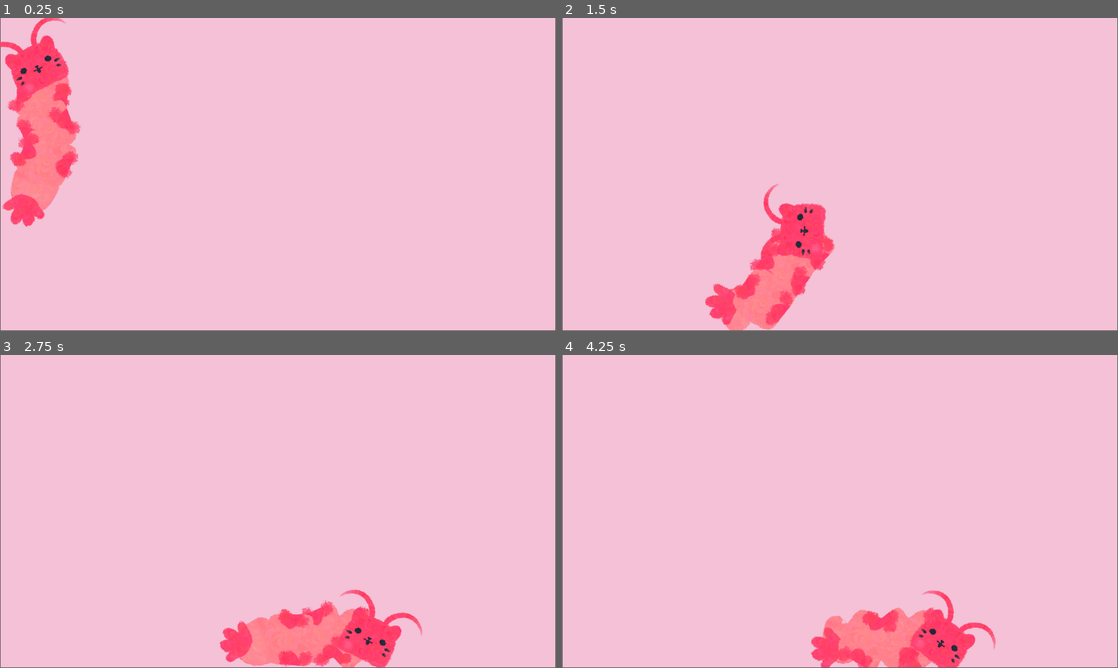
Above: before the commit, frames 1-4 (two rows, left to right).
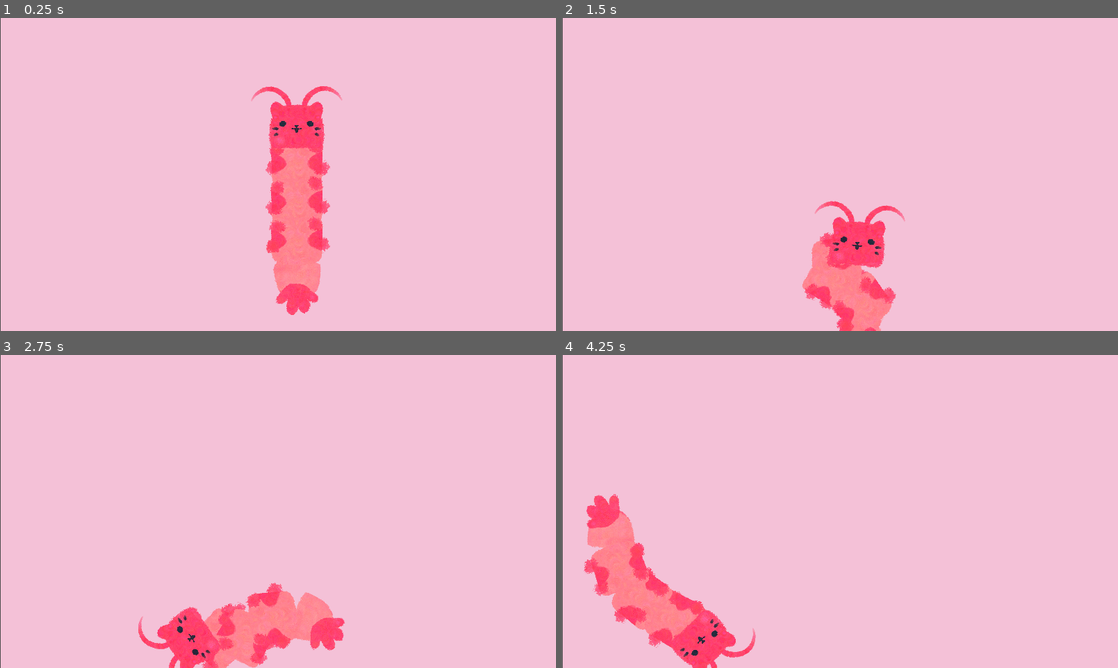
Above: after the commit, the same moments.

Repository: Cavesprout/shrimpcat
Game: Godot game, scene res://main.tscn
Same seed, same stepped clock (60 frames per second), same inputs: the game is played once before the commit and once after it.
Inputs (mouse positions are in pixels of both pictures, inside the frame that each line leads up to):
- Up to frame 1 (0.25 s): no input
- Up to frame 2 (1.5 s): move the mouse to (634, 146) at 0.52 s; press the mouse at (634, 146) at 0.53 s; move the mouse to (728, 190) at 1.27 s; release the mouse at (728, 190) at 1.28 s; click (728, 190) at 1.35 s
- Up to frame 3 (2.75 s): move the mouse to (333, 442) at 2.02 s; press the mouse at (333, 442) at 2.03 s
- Up to frame 4 (4.25 s): move the mouse to (812, 574) at 2.77 s; release the mouse at (812, 574) at 2.78 s; click (812, 574) at 2.85 s; move the mouse to (1006, 558) at 3.52 s; press the mouse at (1006, 558) at 3.53 s
In our replay, the window is 799x449 before the commit and 800x450 after it. These sizes can differ from the game's own. Grey fills any space a smaller window leaves; there, only what the larger window draws over its background counts as a difference.

The runs differ from the first frame. In frame 1, 12% of the frame differs, in the area x 0-62%, y 0-100%; in frame 2, 8.8%; in frame 3, 7.6%; in frame 4, 11%.
Error before the commit: Parse Error: Expected indented block after "if" block. (res://head.gd:10)

Commit message:
Adjusted grabbing system

Diff:
--- a/head.gd
+++ b/head.gd
@@ -3,21 +3,31 @@
 var hover = false
 var grabbed = false
 
+func _ready() -> void:
+	pass
 
 func _process(delta: float) -> void:
+	#print("Hover: ", hover)
 	if Input.is_action_pressed("grab"):
-		#if hover:
-		if grabbed:
-
-		else:
+		print("Trying to Grab")
+		print("Hover: ", hover)
+		if hover:
+			print("Grabbed!")
 			grabbed = true
 	else:
 		grabbed = false
 
 
+	if grabbed:
+		get_parent().get_node("ScreenInfo/TargetPin").node_a = get_path()
+	else:
+		get_parent().get_node("ScreenInfo/TargetPin").node_a = get_parent().get_node("ScreenInfo/Dummy").get_path()
+
 
 func _on_mouse_entered() -> void:
 	hover = true
+	print("hover")
 
 func _on_mouse_exited() -> void:
 	hover = false
+	print("stop hover")
--- a/main.tscn
+++ b/main.tscn
@@ -26,10 +26,13 @@
 offset_right = 1.0
 grow_horizontal = 2
 grow_vertical = 2
+mouse_filter = 2
 color = Color(0.956418, 0.75768, 0.841329, 1)
 
 [node name="Border" type="StaticBody2D" parent="."]
 position = Vector2(618, 228)
+collision_layer = 3
+collision_mask = 3
 
 [node name="Ground" type="CollisionShape2D" parent="Border"]
 shape = SubResource("WorldBoundaryShape2D_0cybe")
@@ -45,3 +48,4 @@
 shape = SubResource("WorldBoundaryShape2D_27t1o")
 
 [node name="ShrimpcatModular" parent="." instance=ExtResource("1_15bfk")]
+position = Vector2(615, 199)
--- a/project.godot
+++ b/project.godot
@@ -14,6 +14,10 @@
 run/main_scene="res://main.tscn"
 config/features=PackedStringArray("4.3", "Forward Plus")
 config/icon="res://icon.svg"
+
+[display]
+
+window/stretch/mode="canvas_items"
 
 [dotnet]
 
--- /dev/null
+++ b/screen_info.gd
@@ -0,0 +1,6 @@
+extends Node2D
+
+# Called every frame. 'delta' is the elapsed time since the previous frame.
+func _process(delta: float) -> void:
+	$Target.position = get_local_mouse_position()
+	print(transform)
--- a/segment_modular.tscn
+++ b/segment_modular.tscn
@@ -14,6 +14,9 @@
 [sub_resource type="CircleShape2D" id="CircleShape2D_q446l"]
 
 [node name="SegmentModular" type="RigidBody2D"]
+collision_layer = 2
+collision_mask = 2
+gravity_scale = 0.0
 script = ExtResource("1_oj41l")
 
 [node name="Sprite2D" type="Sprite2D" parent="."]
@@ -33,6 +36,7 @@
 rotation = 1.5708
 collision_layer = 0
 collision_mask = 0
+mass = 0.001
 gravity_scale = 0.0
 
 [node name="Sprite2D" type="Sprite2D" parent="Arm_L0"]
@@ -54,6 +58,7 @@
 rotation = 1.5708
 collision_layer = 0
 collision_mask = 0
+mass = 0.001
 gravity_scale = 0.0
 
 [node name="Sprite2D" type="Sprite2D" parent="Arm_L1"]
@@ -75,6 +80,7 @@
 rotation = 1.5708
 collision_layer = 0
 collision_mask = 0
+mass = 0.001
 gravity_scale = 0.0
 
 [node name="Sprite2D" type="Sprite2D" parent="Arm_R0"]
@@ -94,8 +100,9 @@
 [node name="Arm_R1" type="RigidBody2D" parent="."]
 position = Vector2(33, -87)
 rotation = 1.5708
-collision_layer = 0
-collision_mask = 0
+collision_layer = 2
+collision_mask = 2
+mass = 0.001
 gravity_scale = 0.0
 
 [node name="Sprite2D" type="Sprite2D" parent="Arm_R1"]
--- a/shrimpcat_modular.gd
+++ b/shrimpcat_modular.gd
@@ -8,11 +8,18 @@
 	var prev_segment = $Head
 	for i in range(num_segments):
 		var new_segment = segment.instantiate()
-		new_segment.position = Vector2(0, (i+1) * 70)
+		new_segment.position = Vector2(0, (i+1) * 80)
 		add_child(new_segment)
 		new_segment.get_node("Pin_Prev").node_b = prev_segment.get_path()
 		prev_segment = new_segment
-
-	$Butt.position = Vector2(0, (num_segments+1) * 70)
+		get_parent().get_node("Border").set_collision_layer_value(i+2, true)
+		get_parent().get_node("Border").set_collision_mask_value(i+2, true)
+		new_segment.set_collision_layer_value(i+2, true)
+		new_segment.set_collision_mask_value(i+2, true)
+	$Butt.position = Vector2(0, (num_segments+1) * 80)
 	$Butt/ButtPin.node_b = prev_segment.get_path()
 	move_child($Head, get_child_count())
+
+
+func _process(delta: float) -> void:
+	print(transform)
--- a/shrimpcat_modular.tscn
+++ b/shrimpcat_modular.tscn
@@ -7,6 +7,7 @@
 [ext_resource type="Texture2D" uid="uid://c7d1sy0m660fp" path="res://art/shimpcat_antenna_L.png" id="4_7u2an"]
 [ext_resource type="Texture2D" uid="uid://b7w341nol8ffh" path="res://art/shimpcat_tail.png" id="5_j3mbu"]
 [ext_resource type="Texture2D" uid="uid://wqyrgshtspeq" path="res://art/shimpcat_butt.png" id="6_qnlgo"]
+[ext_resource type="Script" path="res://screen_info.gd" id="8_xa608"]
 
 [sub_resource type="CapsuleShape2D" id="CapsuleShape2D_srwng"]
 radius = 46.0
@@ -20,10 +21,16 @@
 radius = 29.0
 height = 70.0
 
+[sub_resource type="CircleShape2D" id="CircleShape2D_8ac4q"]
+
+[sub_resource type="RectangleShape2D" id="RectangleShape2D_kidf2"]
+
 [node name="ShrimpcatModular" type="Node2D"]
 script = ExtResource("1_1dtxl")
 
 [node name="Head" type="RigidBody2D" parent="."]
+input_pickable = true
+mass = 10.0
 script = ExtResource("1_7q0ao")
 
 [node name="Sprite2D" type="Sprite2D" parent="Head"]
@@ -46,6 +53,9 @@
 
 [node name="Butt" type="RigidBody2D" parent="."]
 position = Vector2(0, 192)
+collision_layer = 0
+collision_mask = 0
+gravity_scale = 0.0
 
 [node name="Sprite2D" type="Sprite2D" parent="Butt"]
 scale = Vector2(0.2, 0.2)
@@ -61,6 +71,8 @@
 
 [node name="Tail" type="RigidBody2D" parent="."]
 position = Vector2(0, 237)
+collision_layer = 0
+collision_mask = 0
 gravity_scale = 0.0
 
 [node name="Sprite2D" type="Sprite2D" parent="Tail"]
@@ -77,5 +89,27 @@
 node_a = NodePath("..")
 node_b = NodePath("../../Butt")
 
+[node name="ScreenInfo" type="Node2D" parent="."]
+script = ExtResource("8_xa608")
+
+[node name="Target" type="StaticBody2D" parent="ScreenInfo"]
+collision_layer = 0
+collision_mask = 0
+
+[node name="CollisionShape2D" type="CollisionShape2D" parent="ScreenInfo/Target"]
+shape = SubResource("CircleShape2D_8ac4q")
+
+[node name="TargetPin" type="PinJoint2D" parent="ScreenInfo"]
+node_a = NodePath("../../Head")
+node_b = NodePath("../Target")
+bias = 0.05
+
+[node name="Dummy" type="RigidBody2D" parent="ScreenInfo"]
+collision_layer = 0
+collision_mask = 0
+
+[node name="CollisionShape2D" type="CollisionShape2D" parent="ScreenInfo/Dummy"]
+shape = SubResource("RectangleShape2D_kidf2")
+
 [connection signal="mouse_entered" from="Head" to="Head" method="_on_mouse_entered"]
 [connection signal="mouse_exited" from="Head" to="Head" method="_on_mouse_exited"]
Not shown: 1 places in shrimpcat_modular.tscn that only renumber resources
Not shown, added: shrA5E8.tmp
Not shown, added: shrB700.tmp
